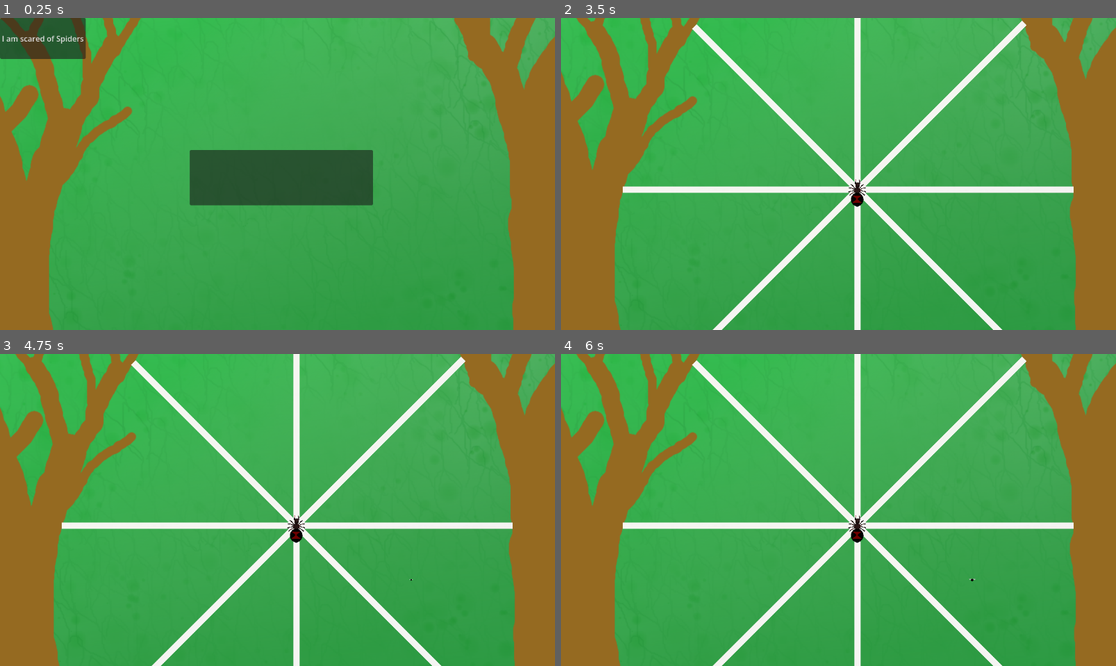
Above: before the commit, frames 1-4 (two rows, left to right).
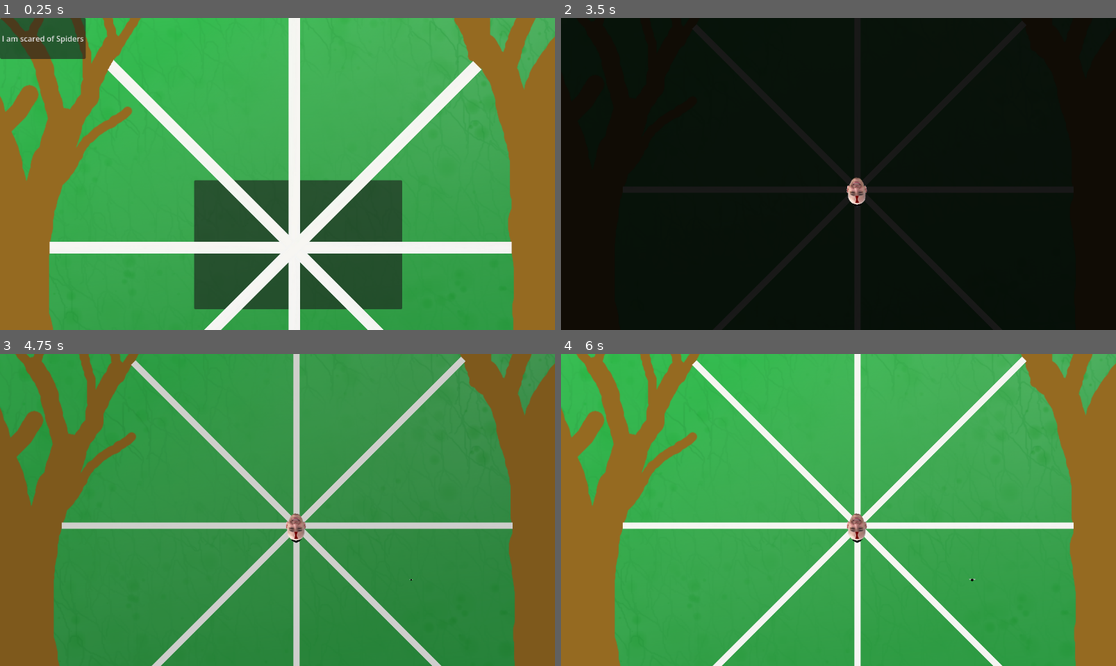
Above: after the commit, the same moments.

Repository: Chickenhatter/web-spider
Game: Godot game, scene res://scenes/start.tscn
Same seed, same stepped clock (60 frames per second), same inputs: the game is played once before the commit and once after it. The engine's default icon, where the game draws it, is replaced by a stand-in: a white triangle on a blue panel in a dark square.
Inputs (mouse positions are in pixels of both pictures, inside the frame that each line leads up to; where the layout moved, square brackets give the same spot in the first picture):
- Up to frame 1 (0.25 s): no input
- Up to frame 2 (3.5 s): click "I am scared of Spiders" at 0.5 s; click (860, 245) [844, 177] at 1.25 s; click (860, 245) [844, 177] at 2 s; tap Enter at 2.75 s; move the mouse to (960, 158) at 2.77 s; hold Right from 2.78 s (still down); tap Alt at 2.85 s; click (960, 158) at 2.92 s; tap Up at 3.02 s
- Up to frame 3 (4.75 s): move the mouse to (166, 525) at 3.52 s; tap Shift at 3.6 s; tap Up at 3.77 s; move the mouse to (333, 441) at 4.27 s; release Right at 4.28 s; hold Left from 4.28 s (still down); tap Alt at 4.35 s
- Up to frame 4 (6 s): move the mouse to (810, 572) at 5.02 s; release Left at 5.03 s; hold Right from 5.03 s (still down); tap Shift at 5.1 s; click (810, 572) at 5.17 s; tap Up at 5.27 s; move the mouse to (1005, 556) at 5.77 s; tap Alt at 5.85 s

The runs differ from the first frame. In frame 1, 22% of the frame differs, in the area x 8-93%, y 0-100%; in frame 2, 100%, in the area x 0-100%, y 0-100%; in frame 3, 74%; in frame 4, 0.2%.

Commit message:
Working on end and worked on start 10hr 3m

Diff:
--- a/code/spider.gd
+++ b/code/spider.gd
@@ -4,8 +4,13 @@
 const SPEED = 300.0
 const JUMP_VELOCITY = -400.0
 
+func ready() -> void:
+	pass
+
 
 func _physics_process(delta: float) -> void:
+	if Trader.fear == true:
+		$Sprite2D.self_modulate.a = 1
 	if Trader.dead == true:
 		Trader.dans_area = false
 	if Trader.dans_area == false:
--- a/code/start.gd
+++ b/code/start.gd
@@ -19,4 +19,7 @@
 
 
 func _on_fear_pressed() -> void:
-	Trader.fear = true
+	if Trader.fear == true:
+		Trader.fear = false
+	else:
+		Trader.fear = true
--- /dev/null
+++ b/scenes/end.tscn
@@ -0,0 +1,3 @@
+[gd_scene format=3 uid="uid://fxloyx11i4ej"]
+
+[node name="Node2D" type="Node2D" unique_id=140144759]
--- a/scenes/main.tscn
+++ b/scenes/main.tscn
@@ -428,7 +428,6 @@
 [node name="fly" type="Node2D" parent="Node2D/Fly around" unique_id=327989433]
 
 [node name="gameend" type="Node2D" parent="." unique_id=873193829]
-visible = false
 script = ExtResource("20_gqmmt")
 
 [node name="death fall" type="Area2D" parent="gameend" unique_id=1353246966]
--- a/scenes/start.tscn
+++ b/scenes/start.tscn
@@ -16,6 +16,7 @@
 texture = ExtResource("1_u80x2")
 
 [node name="Node2D" type="Node2D" parent="Node2D/Background" unique_id=1331580330]
+z_index = 1000
 
 [node name="Sprite2D" type="Sprite2D" parent="Node2D/Background/Node2D" unique_id=1621240743]
 self_modulate = Color(0, 0, 0, 1)
@@ -47,10 +48,10 @@
 script = ExtResource("3_bodal")
 
 [node name="Start" type="Button" parent="Node2D/Start" unique_id=628882223]
-offset_left = 394.0
-offset_top = 274.0
-offset_right = 774.0
-offset_bottom = 389.0
+offset_left = 403.0
+offset_top = 337.0
+offset_right = 835.0
+offset_bottom = 605.0
 
 [node name="Sprite2D" type="Sprite2D" parent="Node2D/Start" unique_id=134662313]
 self_modulate = Color(0, 0, 0, 0)
@@ -65,5 +66,37 @@
 offset_bottom = 85.0
 text = "I am scared of Spiders"
 
+[node name="Node2D" type="Node2D" parent="Node2D" unique_id=868909754]
+
+[node name="White" type="Sprite2D" parent="Node2D/Node2D" unique_id=426497029]
+position = Vector2(582.5, 477.25)
+scale = Vector2(4.3393664, 0.14670658)
+texture = ExtResource("2_bodal")
+
+[node name="White2" type="Sprite2D" parent="Node2D/Node2D" unique_id=1371584948]
+position = Vector2(614.55334, -105)
+scale = Vector2(2.2410114, 0.14670658)
+skew = -0.6335545
+texture = ExtResource("2_bodal")
+
+[node name="White3" type="Sprite2D" parent="Node2D/Node2D" unique_id=802972280]
+position = Vector2(611, 378.00003)
+rotation = 1.5707964
+scale = Vector2(4.3393664, 0.14670658)
+texture = ExtResource("2_bodal")
+
+[node name="White4" type="Sprite2D" parent="Node2D/Node2D" unique_id=1910781885]
+position = Vector2(572.32007, 440.3201)
+rotation = 0.7853982
+scale = Vector2(4.3864636, 0.14670658)
+skew = -0.26529005
+texture = ExtResource("2_bodal")
+
+[node name="White5" type="Sprite2D" parent="Node2D/Node2D" unique_id=1884970734]
+position = Vector2(614.9208, 474.0793)
+rotation = 2.3561945
+scale = Vector2(4.811889, 0.14670658)
+texture = ExtResource("2_bodal")
+
 [connection signal="pressed" from="Node2D/Start/Start" to="Node2D/Start" method="_on_start_pressed"]
 [connection signal="pressed" from="Node2D/Fear/Fear" to="Node2D/Start" method="_on_fear_pressed"]
Binary file added: assets/sad.png
Not shown, added: assets/sad.png.import
